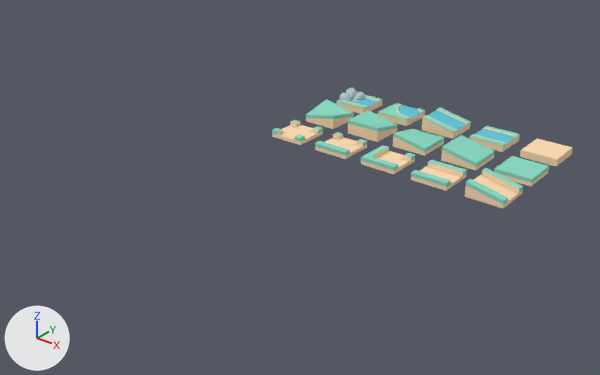
Renders of the Blender file resources/Blendfiles/Tiles.blend from each side of a commit.
The view is the same before and after, from a 50 mm camera at (7.53, -16.8, 8.83) aimed at (-4.61, -1.63, -0.58). The axes (+X, +Y, +Z) are drawn at lower left. The lights are the same throughout.

The first picture shows 'Corner_Diagonal', 'Corner_Inner', 'Corner_Outer', 'Flat', 'Ground', 'Slope', 'Water_Corner', 'Water_Slope', 'Water_Source_with_stones', 'Water_Straight', 'Way_Corner', 'Way_Slope', 'Way_Straight', 'Way_T-Cross', 'Way_X-Cross'.
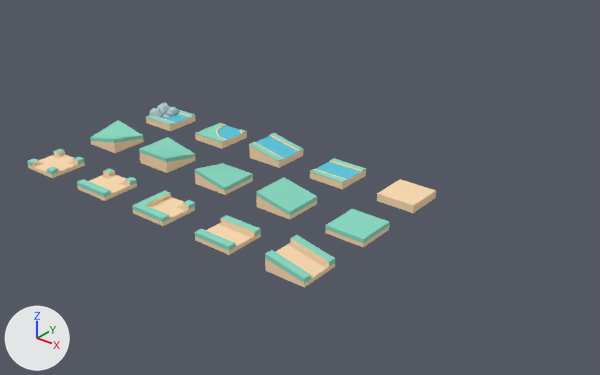
Boxes (x1, y1, x2, y2) around the edits, measured in the pictures (600 x 375 px):
'Way_Slope', moved: before (465, 168, 523, 208); after (265, 235, 335, 288)
'Slope', moved: before (441, 135, 495, 170); after (256, 177, 317, 220)
'Way_Straight', moved: before (411, 160, 467, 191); after (195, 215, 261, 255)
'Flat', moved: before (494, 156, 549, 186); after (325, 209, 390, 247)
'Corner_Inner', moved: before (348, 110, 397, 142); after (139, 137, 195, 173)
'Way_Corner', moved: before (361, 145, 415, 174); after (132, 191, 195, 226)
'Water_Slope', moved: before (422, 107, 471, 139); after (249, 133, 303, 168)
'Ground', moved: before (520, 139, 573, 166); after (377, 179, 436, 213)
'Corner_Outer', moved: before (393, 129, 444, 156); after (195, 163, 253, 195)
'Corner_Diagonal', moved: before (306, 99, 354, 129); after (90, 120, 144, 153)
'Way_T-Cross', moved: before (315, 132, 367, 159); after (77, 168, 137, 201)
'Water_Straight', moved: before (469, 126, 520, 152); after (310, 159, 366, 189)
'Way_X-Cross', moved: before (272, 120, 323, 145); after (27, 149, 85, 178)
'Water_Source_with_stones', moved: before (336, 88, 382, 114); after (146, 102, 196, 131)
'Water_Corner', moved: before (378, 103, 425, 126); after (195, 123, 247, 149)

Edits to the bpy script that builds the scene:
```text
Change ob_flat:
    ob_flat.location: (0.0, 1.5, 0.0) -> (-1.5, -3.5, 0.0)
Change ob_corner_diagonal:
    ob_corner_diagonal.location: (-6.0, 1.5, 0.0) -> (-9.5, -3.5, 0.0)
Change ob_corner_inner:
    ob_corner_inner.location: (-4.5, 1.5, 0.0) -> (-7.5, -3.5, 0.0)
Change ob_corner_outer:
    ob_corner_outer.location: (-3.0, 1.5, 0.0) -> (-5.5, -3.5, 0.0)
Change ob_slope:
    ob_slope.location: (-1.5, 1.5, 0.0) -> (-3.5, -3.5, 0.0)
Change ob_ground:
    ob_ground.location: (0.0, 3.0, 0.0) -> (-1.5, -1.5, 0.0)
Change ob_way_corner:
    ob_way_corner.location: (-3.0, 0.0, 0.0) -> (-5.5, -5.5, 0.0)
Change ob_way_slope:
    ob_way_slope.location: (0.0, 0.0, 0.0) -> (-1.5, -5.5, 0.0)
Change ob_way_straight:
    ob_way_straight.location: (-1.5, 0.0, 0.0) -> (-3.5, -5.5, 0.0)
Change ob_way_t_cross:
    ob_way_t_cross.location: (-4.5, 0.0, 0.0) -> (-7.5, -5.5, 0.0)
Change ob_way_x_cross:
    ob_way_x_cross.location: (-6.0, 0.0, 0.0) -> (-9.5, -5.5, 0.0)
Change ob_water_straight:
    ob_water_straight.location: (-1.5, 3.0, 0.0) -> (-3.5, -1.5, 0.0)
Change ob_water_slope:
    ob_water_slope.location: (-3.0, 3.0, 0.0) -> (-5.5, -1.5, 0.0)
Change ob_water_corner:
    ob_water_corner.location: (-4.5, 3.0, 0.0) -> (-7.5, -1.5, 0.0)
Change ob_water_source_with_stones:
    ob_water_source_with_stones.location: (-6.0, 3.0, 0.0) -> (-9.5, -1.5, 0.0)
```
